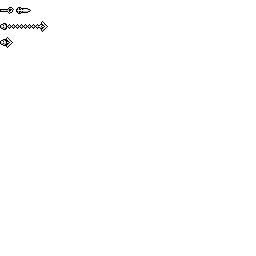
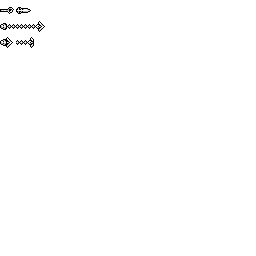
Two versions of the same layered image (256px x 256px). Layer-by-layer changes:
painted on "Spritesheet" over <box>16,21,48,48</box>
